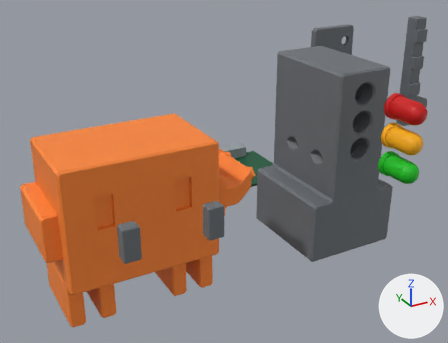
An edit to the glTF model site/assets/assembly.glb, drawn before and after from the same camera.
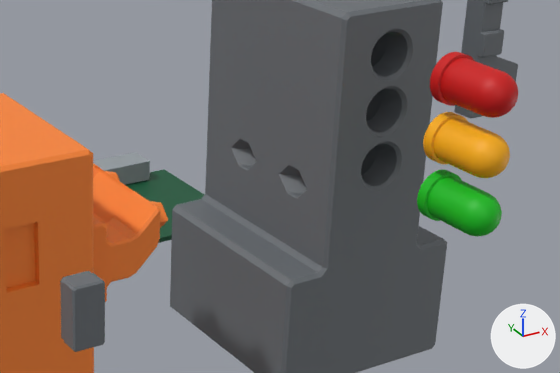
There are two pictures of each version: one whole from a 50 mm camera at (-0.0436, -0.1015, 0.0798) aimed at (0.0241, 0.0215, 0.0182), one close up on the part from 39% to 100% of the width and 20% to 73% of the height. Every picture has the same lights, and +X, +Y and +Z are marked at lower right. The older version's two pictures come first. Where no turn or scale is listed for an object, it has been applied to the vertices. Vertices at exactly the same position are counted once.

Names of what the first close-up shows: 'REFERENCE_ONLY_LED_0', 'REFERENCE_ONLY_LED_1', 'REFERENCE_ONLY_LED_2', 'REFERENCE_ONLY_USB_shell', 'REFERENCE_ONLY_provisional_PCB', 'black_LED_retainer_rigid_roof_tab_one_lower_screw', 'black_eye_right', 'black_tower_open_rear_straight_hand_sockets', 'orange_mascot_four_feet_straight_pins_with_45_degree_haunches'.
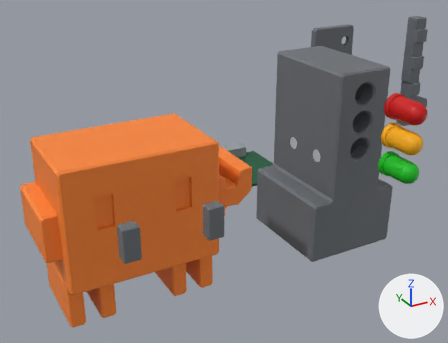
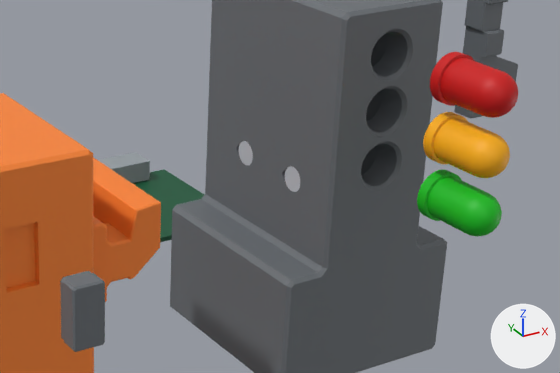
Changed parts and their boxes [x1, y1, x2, y2] in the close-ups (560 x 373 px):
'orange_mascot_four_feet_straight_pins_with_45_degree_haunches', reshaped
    before: [0, 93, 168, 373]
    after: [0, 93, 161, 373]
'REFERENCE_ONLY_tower_magnet_1_round2', added
    after: [285, 166, 300, 192]
'REFERENCE_ONLY_tower_magnet_2_round2', added
    after: [239, 141, 253, 165]
part 1 of me_orange_mascot_four_feet_straight_pins_with_45_degree_haunches, built on
    before: [93, 163, 168, 281]
    after: [93, 157, 161, 282]
part 2 of me_black_tower_open_rear_straight_hand_sockets, built on
    both: [205, 0, 342, 267]

The change, as a diff of the scene's bpy script:
```diff
--- a/site/assets/assembly.glb.py
+++ b/site/assets/assembly.glb.py
@@ me_orange_mascot_four_feet_straight_pins_with_45_degree_haunches @@
-me_orange_mascot_four_feet_straight_pins_with_45_degree_haunches.from_pydata(...)  # 326 vertices, 648 faces; spans x -0.0195..0.0278, y 0.0..0.0205, z 0.0..0.0358
+me_orange_mascot_four_feet_straight_pins_with_45_degree_haunches.from_pydata(...)  # 874 vertices, 1744 faces; spans x -0.0195..0.026, y 0.0..0.0205, z 0.0..0.0358
+# me_orange_mascot_four_feet_straight_pins_with_45_degree_haunches part 1: 91 vertices removed from x 0.0222..0.0278, y 0.0033..0.0205, z 0.0189..0.0263; 639 vertices added at x 0.0221..0.026, y 0.0033..0.0205, z 0.0187..0.0269
 me_orange_mascot_four_feet_straight_pins_with_45_degree_haunches.materials.append(mat_material_0)
@@ me_black_tower_open_rear_straight_hand_sockets @@
-me_black_tower_open_rear_straight_hand_sockets.from_pydata(...)  # 1949 vertices, 3900 faces; spans x 0.021..0.045, y 0.0..0.025, z 0.0..0.0455
+me_black_tower_open_rear_straight_hand_sockets.from_pydata(...)  # 2115 vertices, 4232 faces; spans x 0.021..0.045, y 0.0..0.025, z 0.0..0.0455
+# me_black_tower_open_rear_straight_hand_sockets part 2
+# 42 vertices are removed from x 0.026..0.0288, y 0.0036..0.0196, z 0.0215..0.0265
+# 123 faces are deleted
+# 12 vertices move from x 0.026..0.0288, y 0.0026..0.0184, z 0.0215..0.0265 to x 0.026..0.0291, y 0.0033..0.0199, z 0.0218..0.0268
+# 110 vertices are added at x 0.026..0.0291, y 0.0047..0.0199, z 0.0218..0.0268
+# 98 new vertices lie (0.0023, 0.0, 0.0) away from vertices in x 0.026, y 0.0055..0.0185, z 0.0228..0.0258
+# 455 new faces join them
 me_black_tower_open_rear_straight_hand_sockets.materials.append(mat_material_1)
@@ ob_reference_only_tower_magnet_2_round2 @@
+ob_reference_only_tower_magnet_2_round2 = bpy.data.objects.new('REFERENCE_ONLY_tower_magnet_2_round2', me_reference_only_tower_magnet_2_round2)  # 126 vertices, 248 faces; spans x 0.0..0.002, y -0.0015..0.0015, z -0.0015..0.0015; in mat_material_7 (light grey #c2c7cf)
+ob_reference_only_tower_magnet_2_round2.location = (0.041, 0.0165, 0.0243)
@@ ob_reference_only_tower_magnet_1_round2 @@
+ob_reference_only_tower_magnet_1_round2 = bpy.data.objects.new('REFERENCE_ONLY_tower_magnet_1_round2', me_reference_only_tower_magnet_2_round2.copy())
+ob_reference_only_tower_magnet_1_round2.location = (0.041, 0.007, 0.0243)
```
